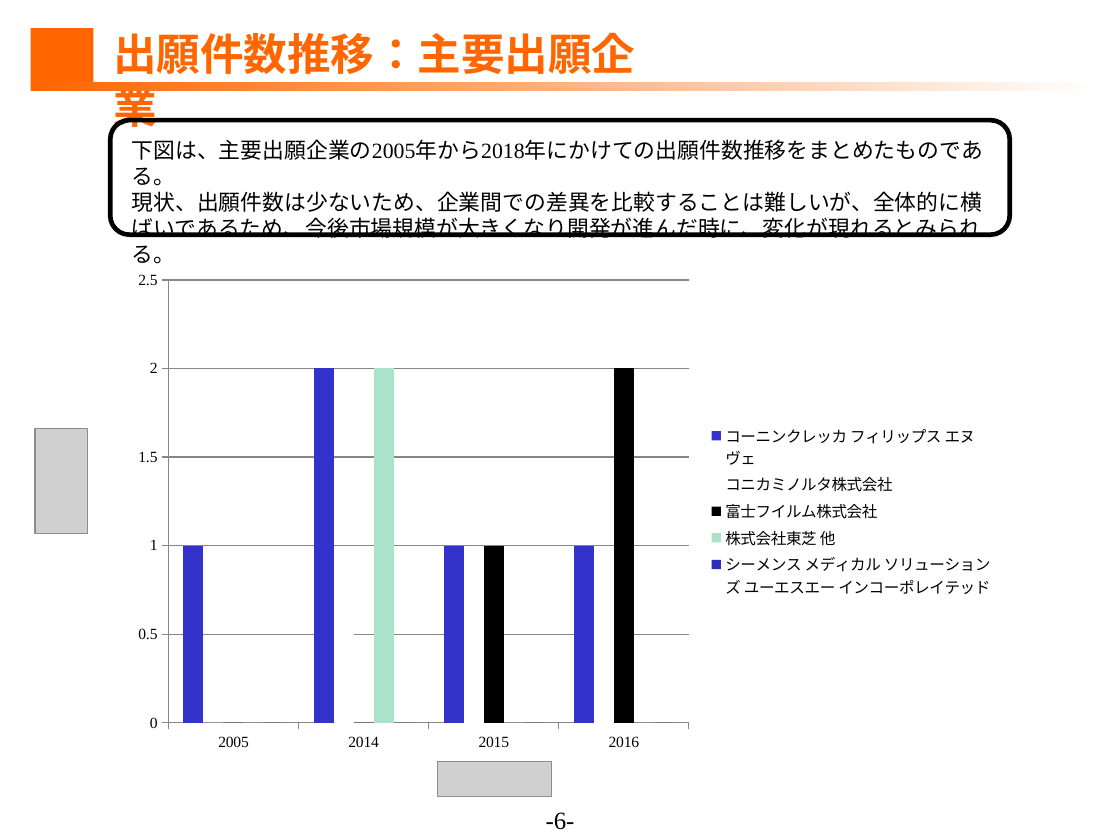
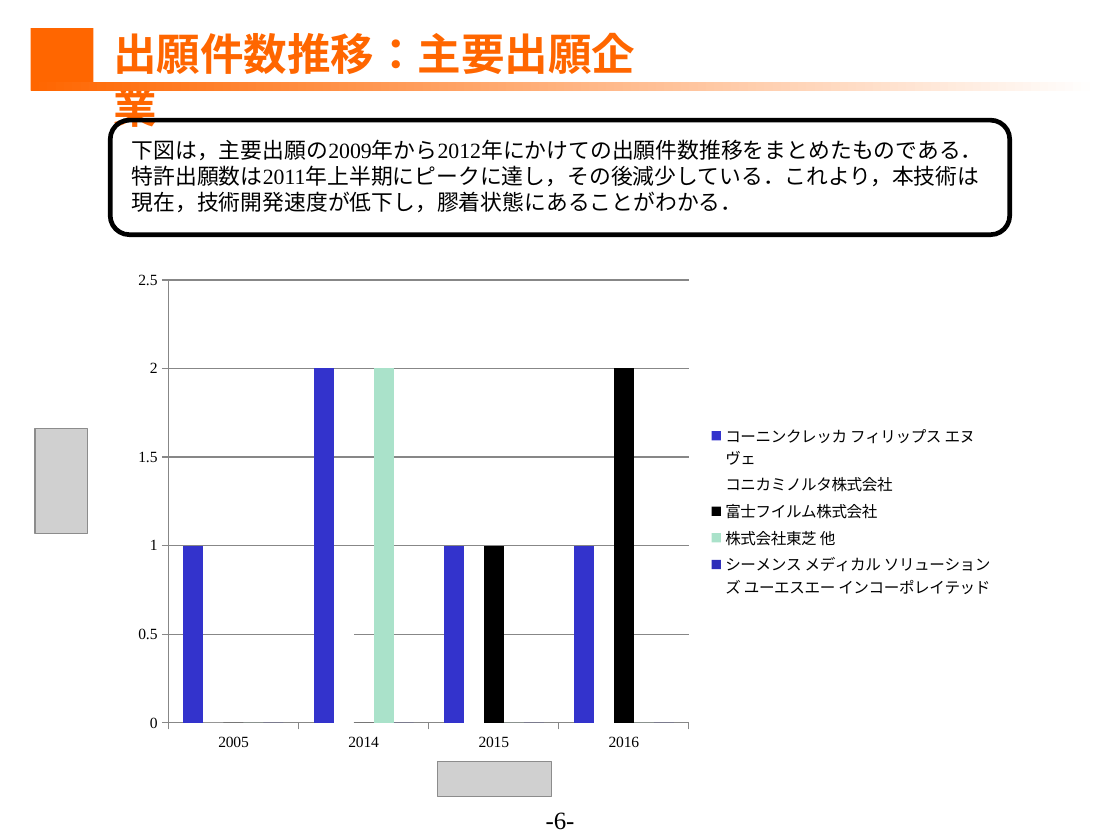
Before and after one commit to ShuDiamonds/JapanesePatentAnalysis, a slide deck: slide 6 of submissions2/1.調査分析.pptx (slide 7 before the commit). Drawn at 1120x840 pixels with LibreOffice and Linux fonts; fonts in the diff are those of the drawing; grey boxes stand for pictures. Boxes give left, top, right and bottom in pixels: in the first picture for what was removed or moved away, otherwise in the second. Text is boxed around its words. In the diff, an @@ line names an element or a change of style, - is before the commit and + after.

```diff
--- a/submissions2/1.調査分析.pptx
+++ b/submissions2/1.調査分析.pptx
@@ text at (132, 139, 983, 212): text changed @@
-下図は、主要出願企業の2005年から2018年にかけての出願件数推移をまとめたものである。
-現状、出願件数は少ないため、企業間での差異を比較することは難しいが、全体的に横ばいであるため、今後市場規模が大きくなり開発が進んだ時に、変化が現れるとみられる。
+下図は，主要出願の2009年から2012年にかけての出願件数推移をまとめたものである．特許出願数は2011年上半期にピークに達し，その後減少している．これより，本技術は現在，技術開発速度が低下し，膠着状態にあることがわかる．
```
Also in this commit, not shown: 8 other slides changed, 1 slide removed.
